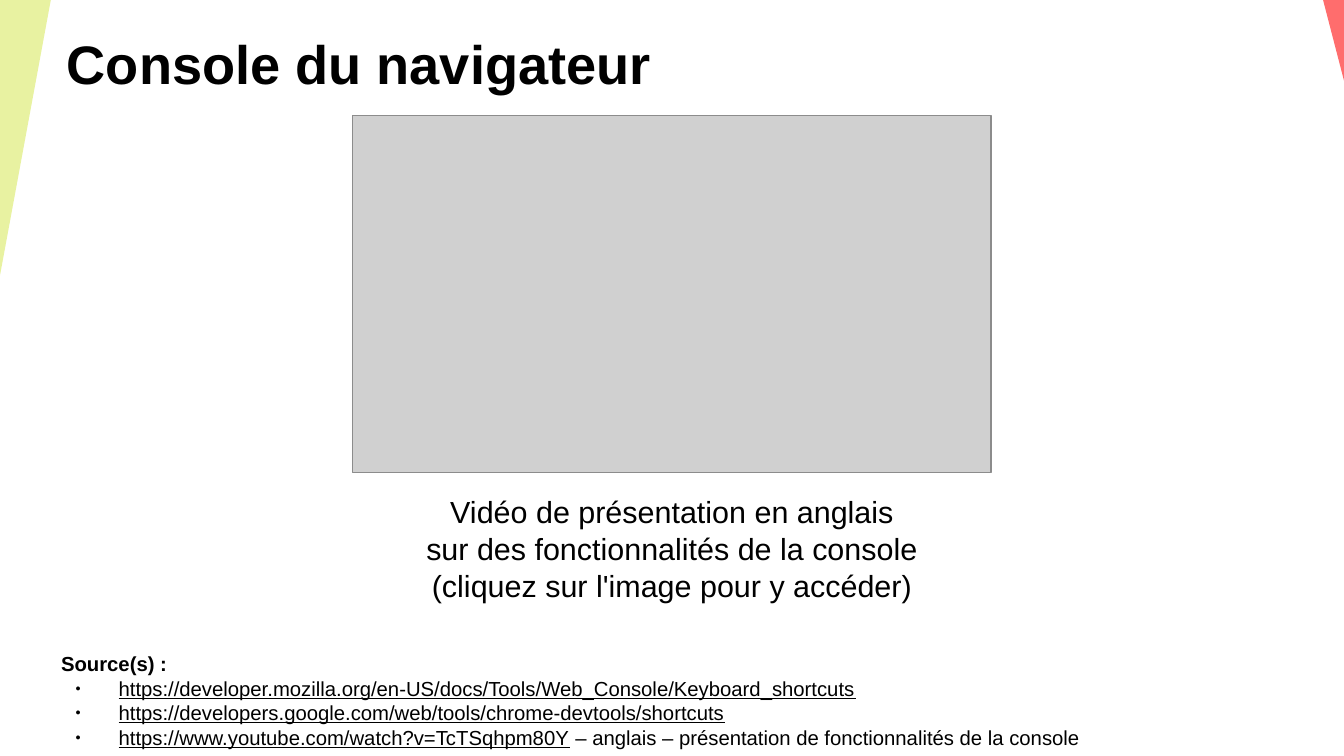
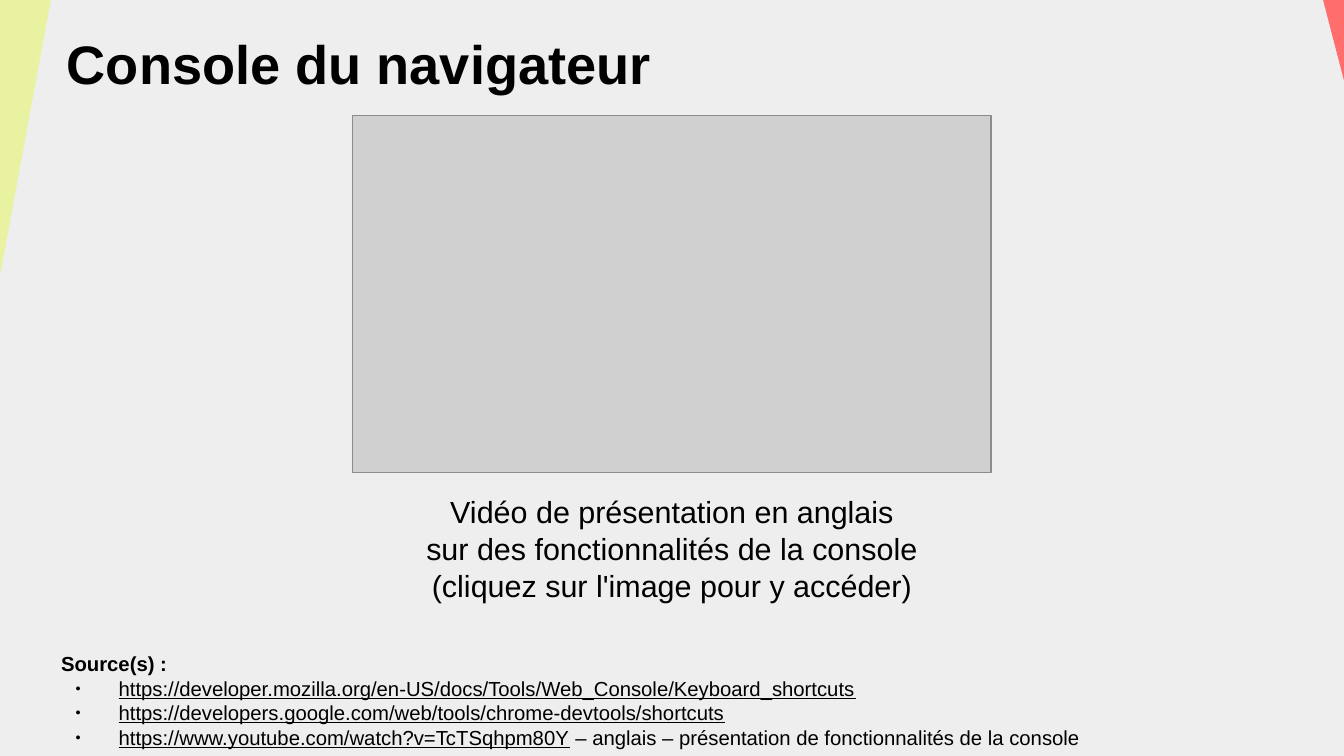
Before and after one commit to DanYellow/cours, a slide deck: slide 85 of s1-integration-web/travaux-pratiques/numero-2/presentation.odp. Drawn at 1344x756 pixels with LibreOffice and Linux fonts; fonts in the diff are those of the drawing; grey boxes stand for pictures. Boxes give left, top, right and bottom in pixels: in the first picture for what was removed or moved away, otherwise in the second. Text is boxed around its words. In the diff, an @@ line names an element or a change of style, - is before the commit and + after.

```diff
--- a/s1-integration-web/travaux-pratiques/numero-2/presentation.odp
+++ b/s1-integration-web/travaux-pratiques/numero-2/presentation.odp
@@ background #FFFFFF to #EEEEEE @@
```
Also in this commit, not shown: 7 other slides changed, 3 other files.
